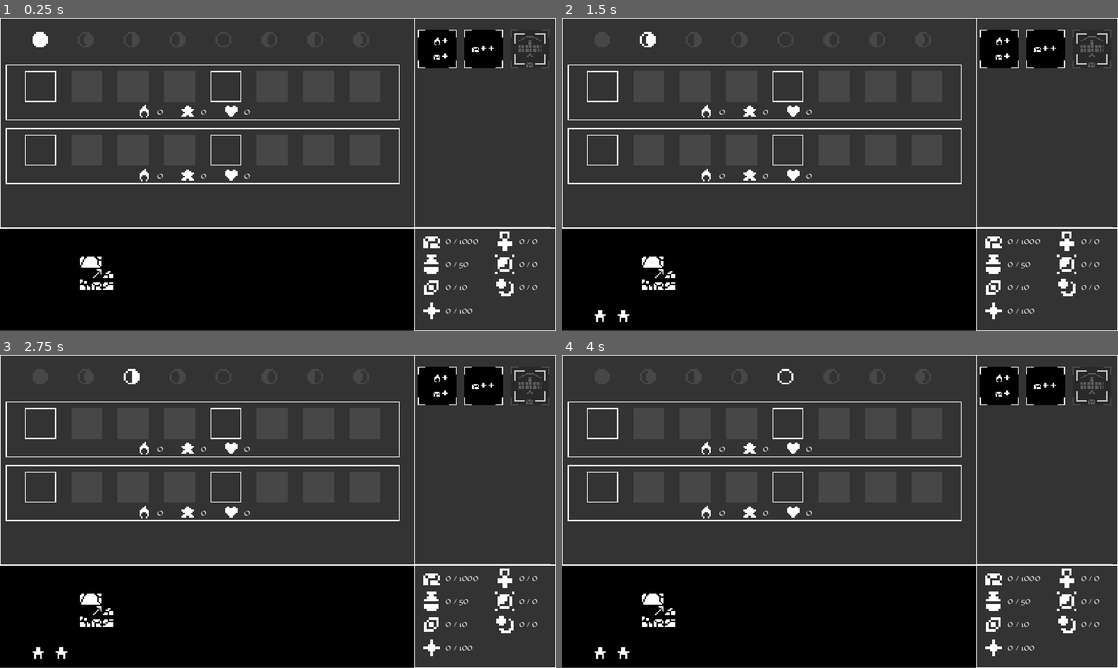
Above: before the commit, frames 1-4 (two rows, left to right).
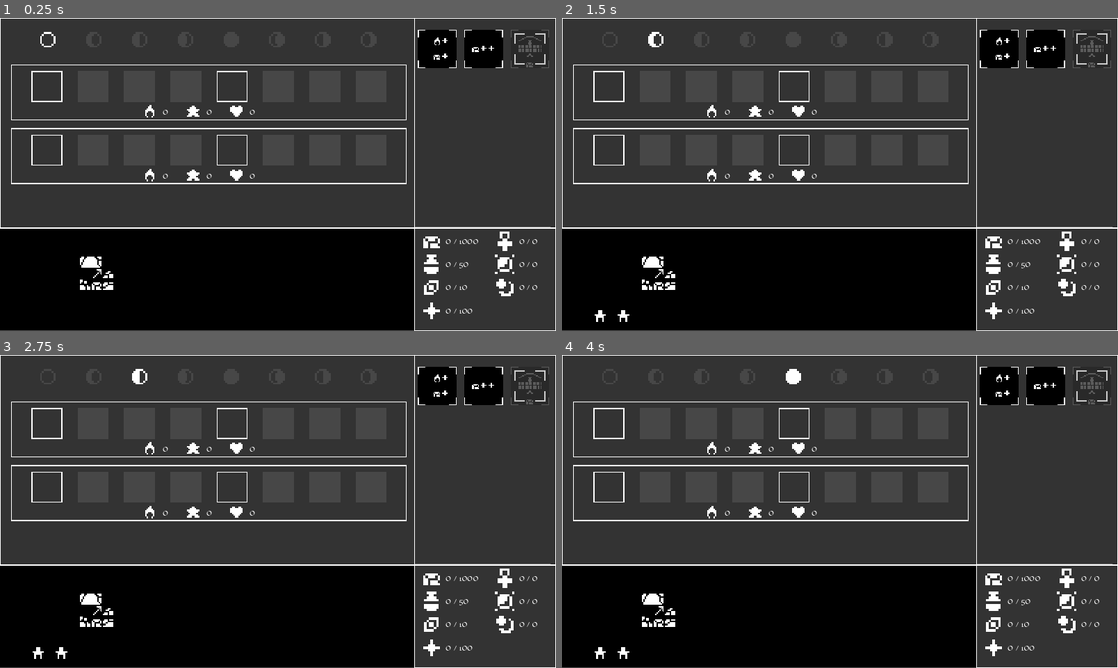
Above: after the commit, the same moments.

Repository: BoscoPubVoi/IdleSpel
Game: Godot game, scene res://main.tscn
The game is run twice, just before and just after one commit, with the same random seed, the same clock (stepped at 60 frames per second) and the same inputs.
Inputs:
- Up to frame 1 (0.25 s): no input
- Up to frame 2 (1.5 s): tap Enter at 0.5 s; tap Space at 1.25 s
- Up to frame 3 (2.75 s): no input
- Up to frame 4 (4 s): tap Enter at 2.75 s; tap Space at 3.5 s

The runs differ from the first frame. In frame 1, 1.1% of the frame differs, in the area x 1-74%, y 4-54%; in frame 2, 1.1%; in frame 3, 1.1%; in frame 4, 1.1%.

Commit message:
added scrolling characters!!

Diff:
--- a/main.tscn
+++ b/main.tscn
@@ -236,13 +236,29 @@
 
 [node name="MoonCycleContainer" type="HBoxContainer" parent="AllActorsPanel"]
 layout_mode = 0
-offset_left = 40.0
+offset_left = 56.0
 offset_top = 29.0
-offset_right = 792.0
+offset_right = 808.0
 offset_bottom = 61.0
 theme_override_constants/separation = 63
 alignment = 1
 
+[node name="NewMoon" type="TextureRect" parent="AllActorsPanel/MoonCycleContainer"]
+layout_mode = 2
+texture = ExtResource("7_epah6")
+
+[node name="WaningCrescent" type="TextureRect" parent="AllActorsPanel/MoonCycleContainer"]
+layout_mode = 2
+texture = ExtResource("8_cem8g")
+
+[node name="ThirdQuarter" type="TextureRect" parent="AllActorsPanel/MoonCycleContainer"]
+layout_mode = 2
+texture = ExtResource("9_ql6pi")
+
+[node name="WaningGibbous" type="TextureRect" parent="AllActorsPanel/MoonCycleContainer"]
+layout_mode = 2
+texture = ExtResource("10_xq01v")
+
 [node name="FullMoon" type="TextureRect" parent="AllActorsPanel/MoonCycleContainer"]
 layout_mode = 2
 texture = ExtResource("3_gcbcu")
@@ -260,22 +276,6 @@
 [node name="WaxingCrescent" type="TextureRect" parent="AllActorsPanel/MoonCycleContainer"]
 layout_mode = 2
 texture = ExtResource("6_qfmv4")
-
-[node name="NewMoon" type="TextureRect" parent="AllActorsPanel/MoonCycleContainer"]
-layout_mode = 2
-texture = ExtResource("7_epah6")
-
-[node name="WaningCrescent" type="TextureRect" parent="AllActorsPanel/MoonCycleContainer"]
-layout_mode = 2
-texture = ExtResource("8_cem8g")
-
-[node name="ThirdQuarter" type="TextureRect" parent="AllActorsPanel/MoonCycleContainer"]
-layout_mode = 2
-texture = ExtResource("9_ql6pi")
-
-[node name="WaningGibbous" type="TextureRect" parent="AllActorsPanel/MoonCycleContainer"]
-layout_mode = 2
-texture = ExtResource("10_xq01v")
 
 [node name="MarginContainer" type="MarginContainer" parent="AllActorsPanel"]
 layout_mode = 1
@@ -284,20 +284,37 @@
 anchor_bottom = 1.0
 grow_horizontal = 2
 grow_vertical = 2
-theme_override_constants/margin_left = 12
+theme_override_constants/margin_left = 48
 theme_override_constants/margin_top = 96
 theme_override_constants/margin_right = 324
 
-[node name="VBoxContainer" type="VBoxContainer" parent="AllActorsPanel/MarginContainer"]
+[node name="ScrollContainer" type="ScrollContainer" parent="AllActorsPanel/MarginContainer"]
+custom_minimum_size = Vector2(830, 0)
+layout_direction = 1
+layout_mode = 2
+size_flags_horizontal = 8
+
+[node name="VBoxContainer" type="VBoxContainer" parent="AllActorsPanel/MarginContainer/ScrollContainer"]
+custom_minimum_size = Vector2(820, 0)
+layout_direction = 1
 layout_mode = 2
 theme_override_constants/separation = 16
-
-[node name="ActorPanel" parent="AllActorsPanel/MarginContainer/VBoxContainer" instance=ExtResource("2_jsf26")]
-layout_mode = 2
-
-[node name="ActorPanel2" parent="AllActorsPanel/MarginContainer/VBoxContainer" instance=ExtResource("2_jsf26")]
+alignment = 2
+
+[node name="ActorPanel" parent="AllActorsPanel/MarginContainer/ScrollContainer/VBoxContainer" instance=ExtResource("2_jsf26")]
+layout_mode = 2
+
+[node name="ActorPanel2" parent="AllActorsPanel/MarginContainer/ScrollContainer/VBoxContainer" instance=ExtResource("2_jsf26")]
 layout_mode = 2
 characterID = 1
+
+[node name="ActorPanel3" parent="AllActorsPanel/MarginContainer/ScrollContainer/VBoxContainer" instance=ExtResource("2_jsf26")]
+visible = false
+layout_mode = 2
+
+[node name="ActorPanel4" parent="AllActorsPanel/MarginContainer/ScrollContainer/VBoxContainer" instance=ExtResource("2_jsf26")]
+visible = false
+layout_mode = 2
 
 [node name="ActionsPanel" type="Panel" parent="." groups=["ActionsPanel"]]
 layout_mode = 1
@@ -392,12 +409,41 @@
 icon_path = "res://assets/Action_Icons/add_Wisdom_water.png"
 tooltip = "+2 Water, +5 Wisdom"
 
-[node name="RocktoSilver" parent="ActionsPanel/ScrollContainer/Margin/WholeActionContainer/BaseActions/WellActions" instance=ExtResource("3_se0lr")]
+[node name="AddLove" parent="ActionsPanel/ScrollContainer/Margin/WholeActionContainer/BaseActions/WellActions" instance=ExtResource("3_se0lr")]
 layout_mode = 2
 action_name = "Convert Rocks"
 operations = Array[Resource("res://GameState/Operations/Operation.gd")]([SubResource("Resource_ana3h")])
 icon_path = "res://assets/Action_Icons/Rocks_to_silver.png"
 tooltip = "-10 Rocks, +1 Silver"
+
+[node name="WellActions2" type="HBoxContainer" parent="ActionsPanel/ScrollContainer/Margin/WholeActionContainer/BaseActions" groups=["water"]]
+visible = false
+layout_mode = 2
+mouse_filter = 2
+theme_override_constants/separation = 32
+alignment = 1
+
+[node name="AddWater" parent="ActionsPanel/ScrollContainer/Margin/WholeActionContainer/BaseActions/WellActions2" instance=ExtResource("3_se0lr")]
+layout_mode = 2
+action_name = "Draw from Well"
+operations = Array[Resource("res://GameState/Operations/Operation.gd")]([SubResource("Resource_0cfql")])
+building = "water"
+icon_path = "res://assets/Action_Icons/add_water.png"
+tooltip = "+5 Water"
+
+[node name="AddWaddWis" parent="ActionsPanel/ScrollContainer/Margin/WholeActionContainer/BaseActions/WellActions2" instance=ExtResource("3_se0lr")]
+layout_mode = 2
+action_name = "Wisdom of Water"
+operations = Array[Resource("res://GameState/Operations/Operation.gd")]([SubResource("Resource_p4kue"), SubResource("Resource_cagk0")])
+building = "water"
+icon_path = "res://assets/Action_Icons/add_Wisdom_water.png"
+tooltip = "+2 Water, +5 Wisdom"
+
+[node name="RocktoSilver" parent="ActionsPanel/ScrollContainer/Margin/WholeActionContainer/BaseActions/WellActions2" instance=ExtResource("3_se0lr")]
+layout_mode = 2
+action_name = "Build Silver Station"
+icon_path = "res://assets/Action_Icons/Build_silver.png"
+tooltip = "Build Silver Station"
 
 [node name="SecondaryActions" type="VBoxContainer" parent="ActionsPanel/ScrollContainer/Margin/WholeActionContainer" groups=["silver"]]
 visible = false
